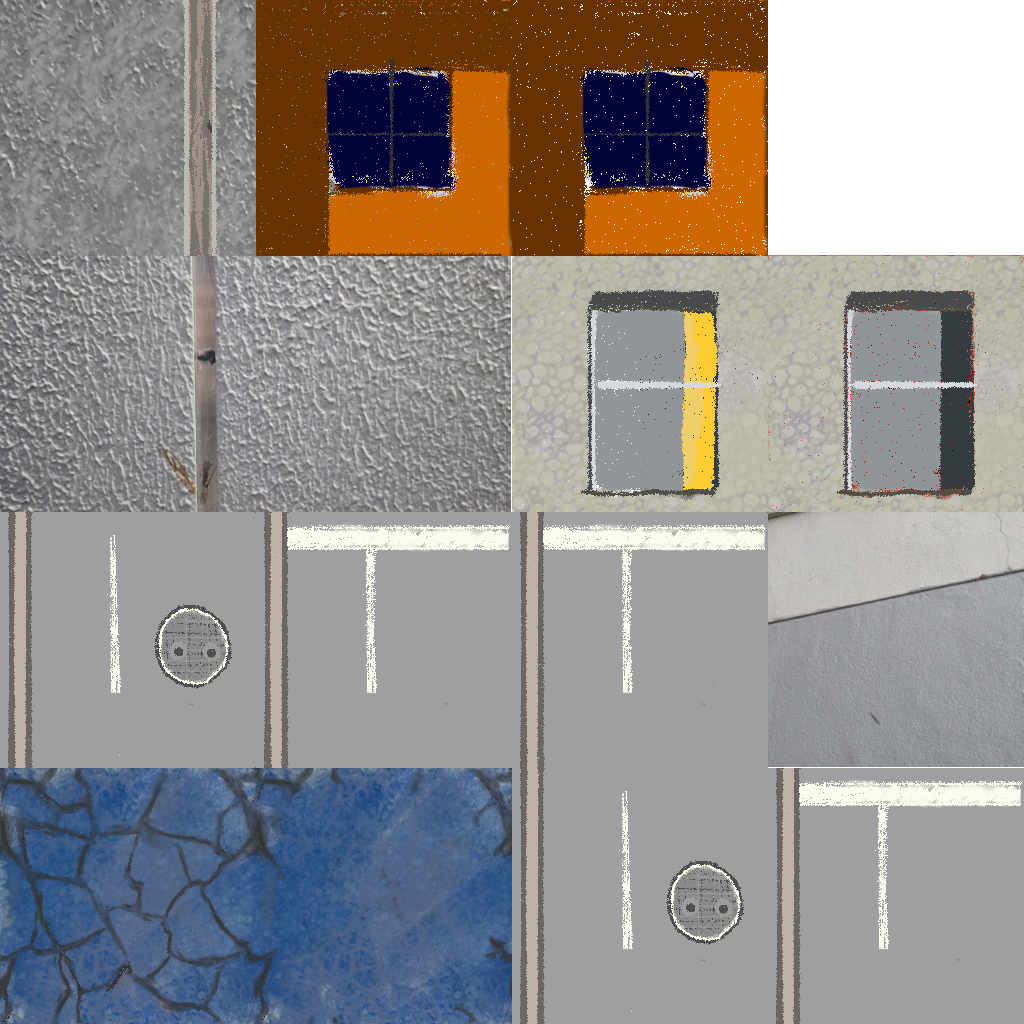
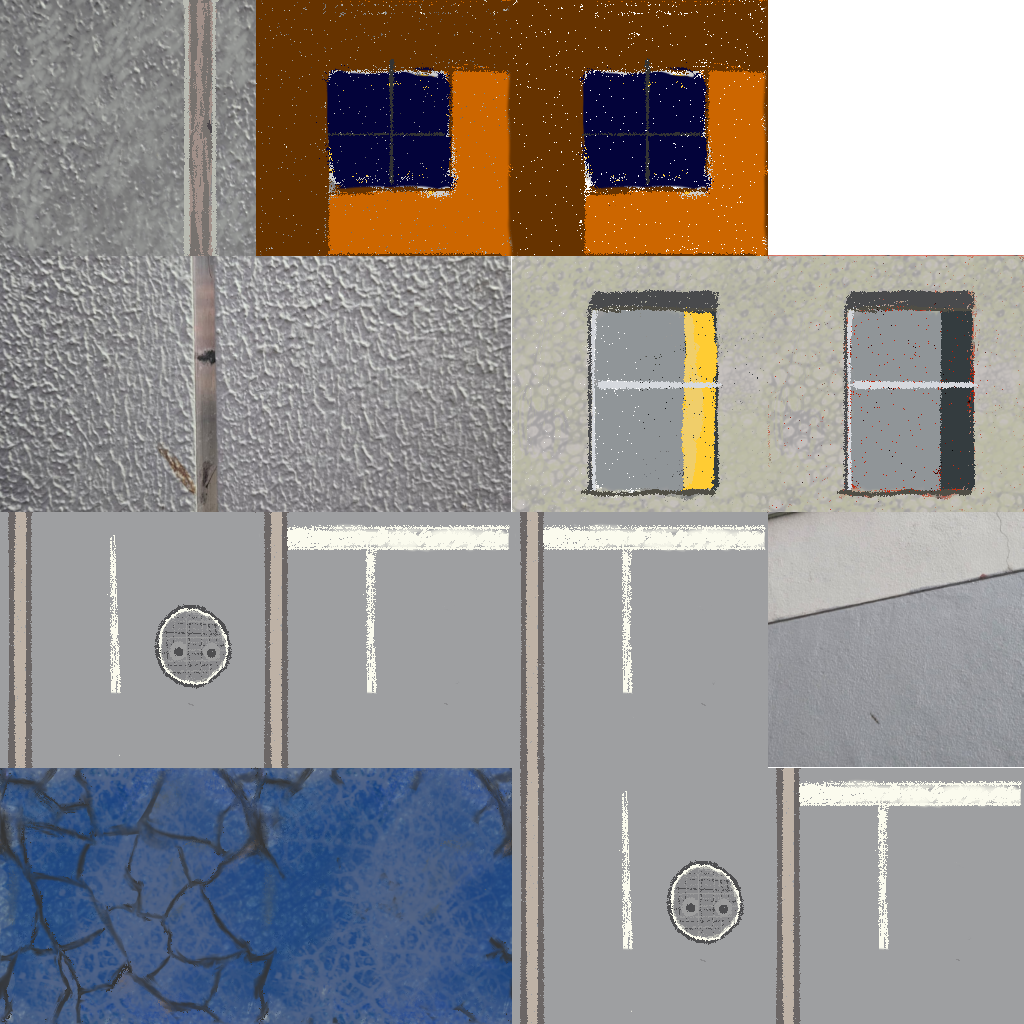
The second 1024 x 1024 image is a revision of the first. Changes to its layers:
painted on "Npc #8" over [left=0, top=768, right=512, bottom=1024]